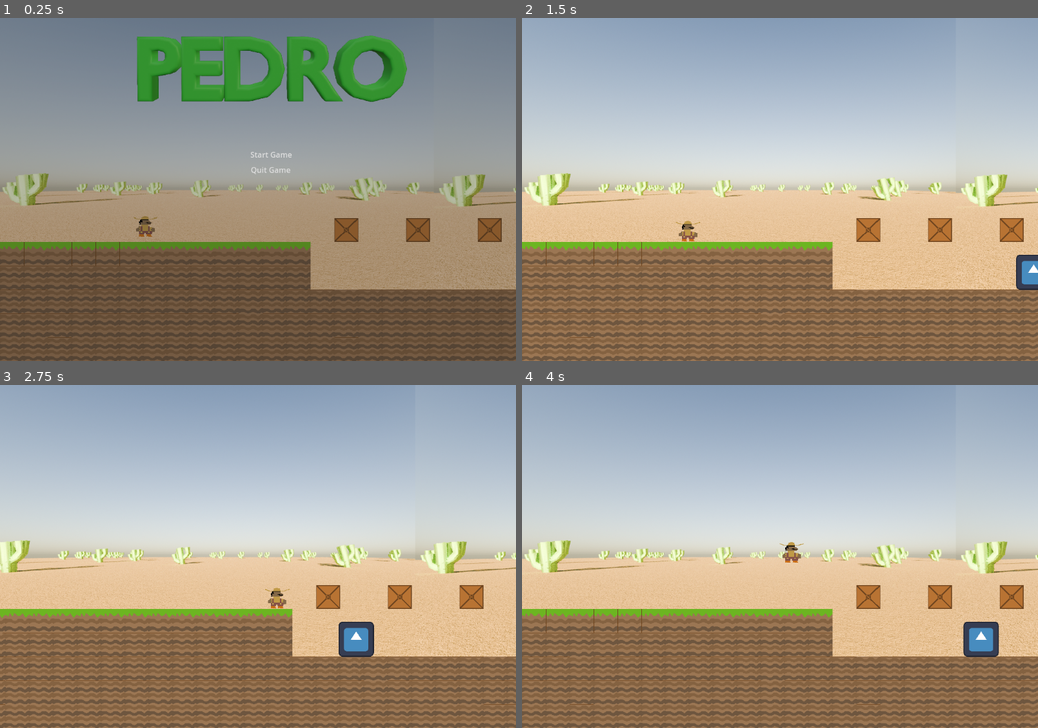
Above: before the commit, frames 1-4 (two rows, left to right).
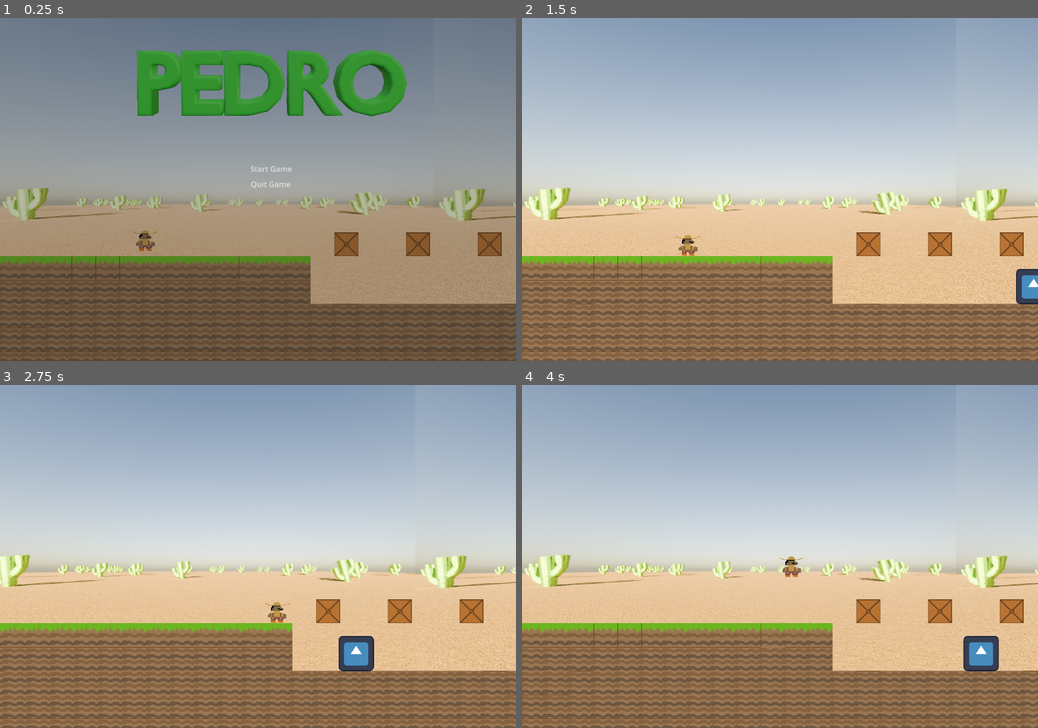
Above: after the commit, the same moments.

Repository: Burns3y/Pedro
Game: Godot game, scene res://scenes/levels/level 1.tscn
Same seed, same stepped clock (60 frames per second), same inputs: the game is played once before the commit and once after it. The engine's default icon, where the game draws it, is replaced by a stand-in: a white triangle on a blue panel in a dark square.
Inputs:
- Up to frame 1 (0.25 s): no input
- Up to frame 2 (1.5 s): click "Start Game" at 0.5 s; hold Right (right) from 1.28 s (still down)
- Up to frame 3 (2.75 s): keep holding Right (right); tap W (jump) at 1.52, 2.27 s
- Up to frame 4 (4 s): release Right (right) at 2.78 s; hold Left (left) 2.78-3.53 s; hold Right (right) from 3.53 s (still down); tap W (jump) at 3.77 s

The runs differ from the first frame. In frame 1, 25% of the frame differs, in the area x 0-100%, y 5-100%; in frame 2, 23%; in frame 3, 23%; in frame 4, 23%.

Commit message:
Locked camera

Diff:
--- a/scenes/player/pedro.tscn
+++ b/scenes/player/pedro.tscn
@@ -17,7 +17,7 @@
 [node name="Camera2D" type="Camera2D" parent="."]
 limit_left = 0
 limit_top = 0
-limit_bottom = 750
+limit_bottom = 720
 position_smoothing_enabled = true
 
 [node name="Pedro" type="Sprite2D" parent="."]
